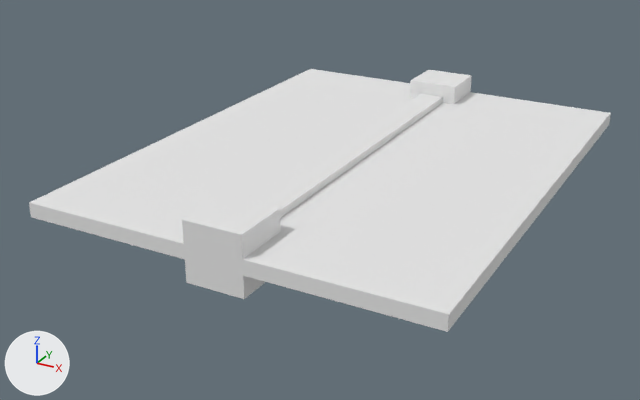
Before and after pictures for a commit that changed the OBJ model src/main/resources/assets/immersivetech/models/block/metal_multiblock/radiator_horizontal.obj.
Rendered twice from a 50 mm camera at (7.14, -9.96, 6.25) aimed at (0.05, 2.91, -0.19). Lighting does not change. The marker at lower left points along +X, +Y and +Z. The picture after the commit comes second. Where no turn or scale is listed for an object, it has been applied to the vertices.

Before the edit, the objects in view are built like this:
```python
me_cube = bpy.data.meshes.new('cube')
me_cube.from_pydata(...)  # 80 vertices, 60 faces; spans x -3.0..4.0, y -1.0..8.0, z 0.0..1.0
me_cube.materials.append(mat_m_34549411_63ec_1927_fd1c_e09522211e40)  # white #e7e7e7
ob_cube = bpy.data.objects.new('cube', me_cube)
ob_cube.location = (0.0, 0.0, 0.0)
```
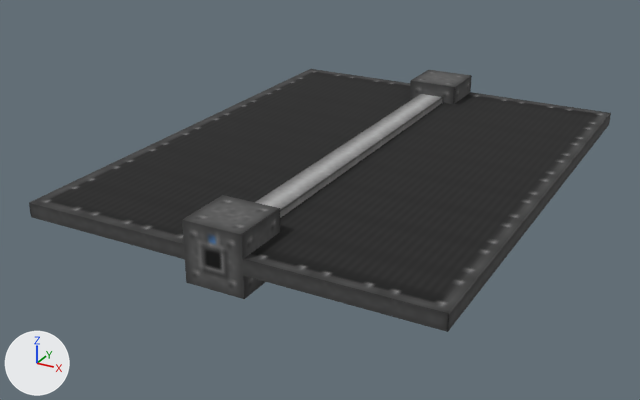
Location of each change, [x1, y1, x2, y2] in pixels of the pictures (640 x 400 px):
'cube', recoloured (white to black)
    both: [29, 69, 611, 332]

The edits, one by one:
Picture 'metal_multiblock_radiator' (img_metal_multiblock_radiator) is new.
Material 'm_a20a76e4-f02e-7163-b970-28884f27f292' (mat_m_a20a76e4_f02e_7163_b970_28884f27f292) is new.
Its texture is img_metal_multiblock_radiator.
Its roughness is 1.0.
me_cube has 80 vertices, 60 faces and spans x -3.0..4.0, y -1.0..8.0, z 0.0..1.0.
me_cube no longer uses material mat_m_34549411_63ec_1927_fd1c_e09522211e40 (white #e7e7e7).
me_cube gains material mat_m_a20a76e4_f02e_7163_b970_28884f27f292 (picture img_metal_multiblock_radiator).
